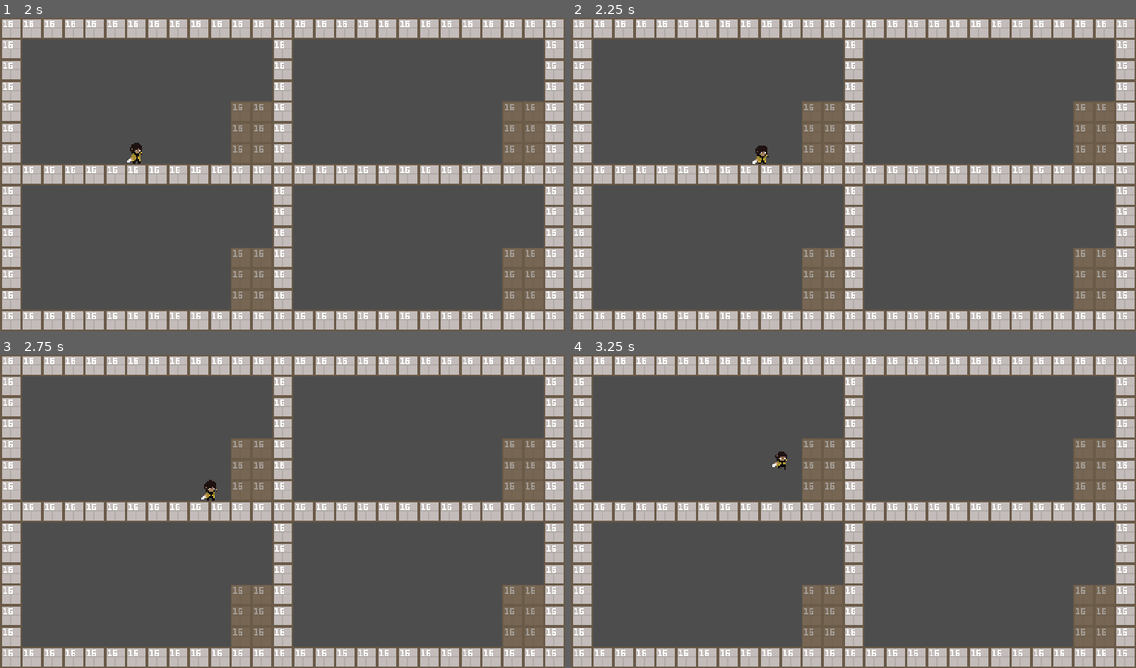
Above: before the commit, frames 1-4 (two rows, left to right).
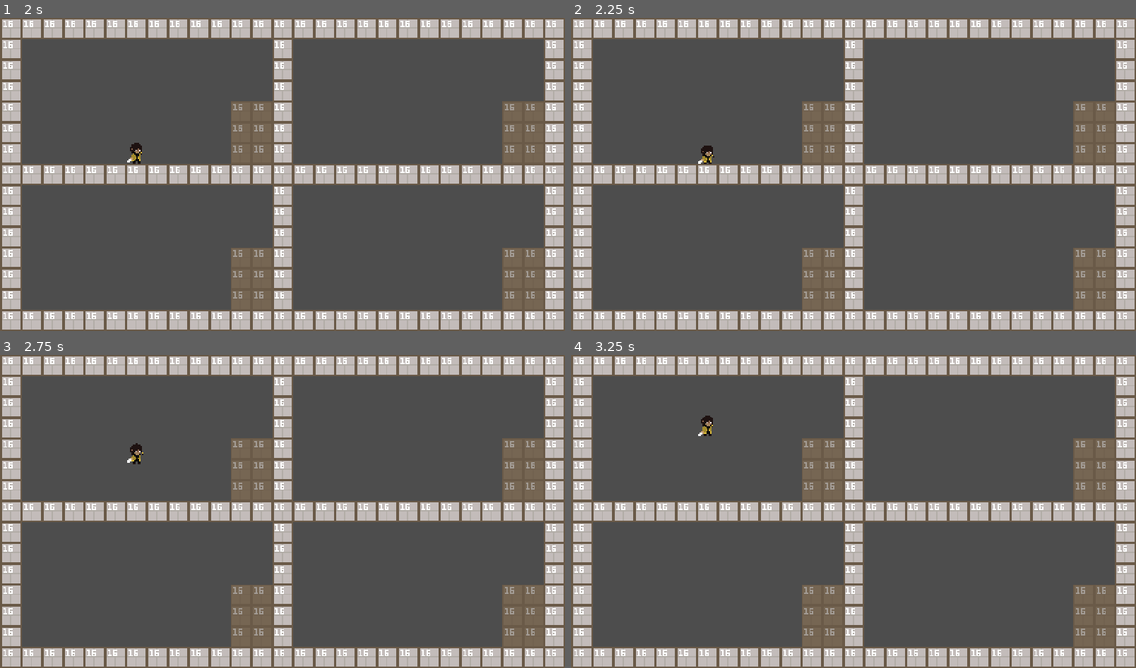
Above: after the commit, the same moments.

Repository: symbol24/brawler_test
Game: Godot game, scene res://Scenes/Utilities/boot.tscn
Two runs of this game, one before a commit and one after it. Both use one fixed random seed, a clock stepped at 60 frames per second and the inputs below.
Inputs (mouse positions are in pixels of both pictures, inside the frame that each line leads up to):
- Up to frame 1 (2 s): tap Enter (debug_enter) at 0.5 s; move the mouse to (406, 158) at 0.52 s; hold D (right) 0.53-1.25 s; tap . (dash) at 0.6 s; click (406, 158) at 0.67 s; tap Space (jump) at 0.77, 0.8, 1.07 s; drag from (169, 190) to (248, 133) at 1.27 s
- Up to frame 2 (2.25 s): move the mouse to (910, 105) at 2.02 s; hold A (left) from 2.03 s (still down); tap . (dash) at 2.1 s
- Up to frame 3 (2.75 s): keep holding A (left); tap Space (jump) at 2.3 s
- Up to frame 4 (3.25 s): release A (left) at 2.75 s; tap Space (jump) at 2.75 s; drag from (825, 574) to (1096, 470) at 2.77 s

Frame 1 is identical in both runs. In frame 2, 0.2% of the frame differs, in the area x 22-35%, y 40-47%; in frame 3, 0.2%, in the area x 22-39%, y 28-47%; in frame 4, 0.2%.

Commit message:
fixed bug that attcks were getting stuck because dash was triggered during animation

Diff:
--- a/Code/Characters/Actions/dash.gd
+++ b/Code/Characters/Actions/dash.gd
@@ -28,18 +28,18 @@
 
 
 func _trigger_action() -> void:
-	can_action = false
-	dashing = true
-	action_timer = delay_input + dash_time
-	parent.can_move_on_y = false
-	parent.set_state(Brawler.State.DASH)
-	parent.can_change_state = false
-	var speed:float = DASHSPEED
-	if parent.velocity.x != 0.0 and parent.direction < 0.0: speed = -DASHSPEED
-	elif parent.velocity.x == 0.0:
-		speed = -DASHSPEED if parent.sprite.flip_h else DASHSPEED
-	parent.set_velocity_x(speed)
-	#Debug.log("trigger dash")
+	if parent.set_state(Brawler.State.DASH):
+		can_action = false
+		dashing = true
+		action_timer = delay_input + dash_time
+		parent.can_move_on_y = false
+		parent.can_change_state = false
+		var speed:float = DASHSPEED
+		if parent.velocity.x != 0.0 and parent.direction < 0.0: speed = -DASHSPEED
+		elif parent.velocity.x == 0.0:
+			speed = -DASHSPEED if parent.sprite.flip_h else DASHSPEED
+		parent.set_velocity_x(speed)
+		#Debug.log("trigger dash")
 
 
 func _end_dash() -> void:
--- a/Code/Characters/Actions/sw_attack.gd
+++ b/Code/Characters/Actions/sw_attack.gd
@@ -50,11 +50,10 @@
 func _play_attack(_attack_name:String) -> void:
 	if can_action:
 		var attack_data:AttackData = parent.data.get_attack_by_id(_attack_name)
-		if attack_data:
+		if attack_data and parent.set_state(attack_data.state):
+			parent.can_change_state = false
 			can_action = false
 			delay = attack_data.post_attack_delay
-			parent.set_state(attack_data.state)
-			parent.can_change_state = false
 			parent.sprite.position.x = attack_data.x_offset if not parent.sprite.flip_h else -attack_data.x_offset
 			if attack_data.has_move:
 				attack_active_time = attack_data.move_active_time
--- a/Code/Characters/brawler.gd
+++ b/Code/Characters/brawler.gd
@@ -90,7 +90,7 @@
 		velocity.y += value
 
 
-func set_state(new_state:State) -> void:
+func set_state(new_state:State) -> bool:
 	if can_change_state:
 		current_state = new_state
 		var prev_anim:String = current_animation
@@ -153,6 +153,8 @@
 		if current_animation != prev_anim:
 			_set_animation(current_animation)
 
+	return can_change_state
+
 
 func get_can_be_hit() -> bool:
 	return data.is_alive and can_be_hit and active
Not shown, changed: kanban_tasks_data.kanban
